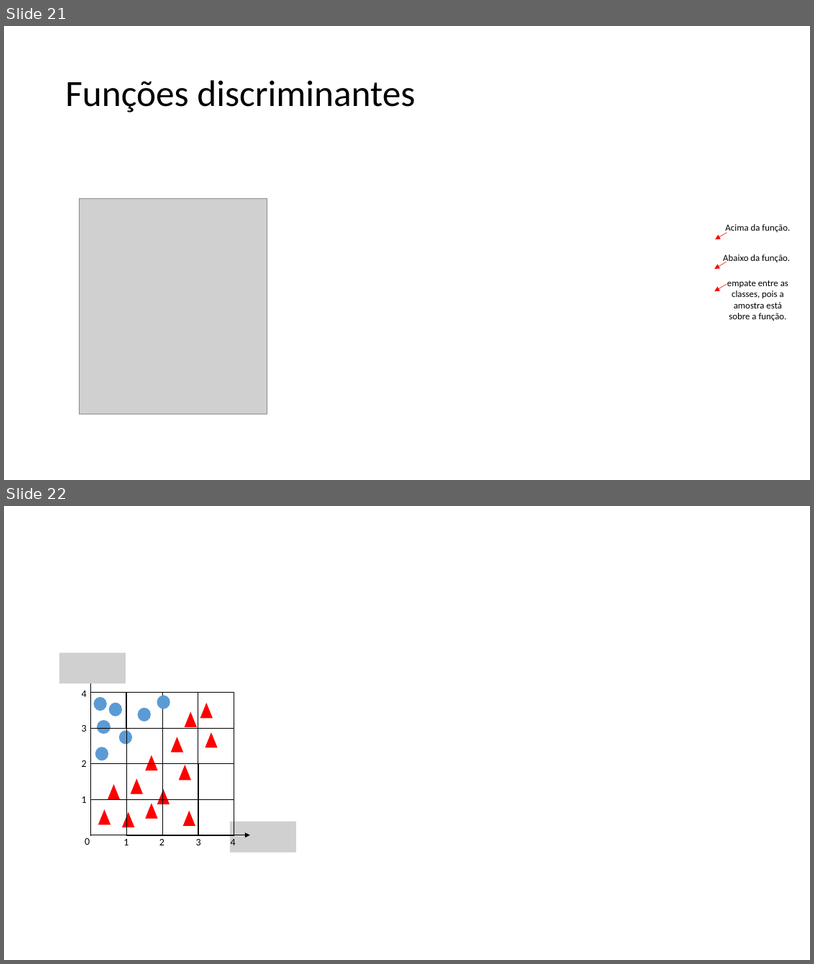
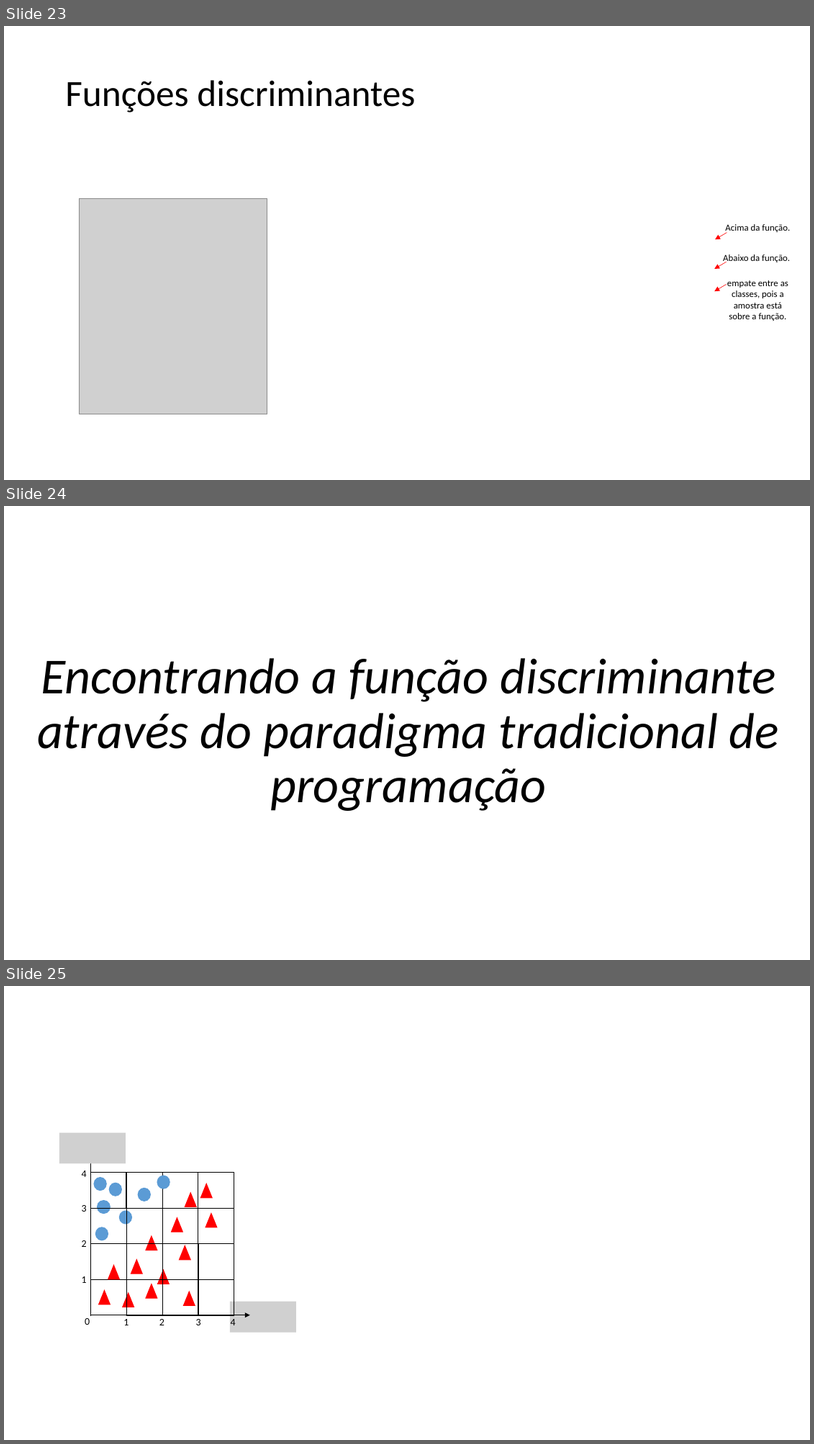
Before and after one commit to zz4fap/t320_aprendizado_de_maquina, a slide deck: slides/T320_Classificação (Parte I).pptx. Shown one above the other, each under a label of ours: slides 21 and 22 before the commit, slides 23, 24 and 25 after it. The pictures are 814x964 and 814x1444 pixels, drawn with LibreOffice and Linux fonts; fonts in the diff are those of the drawing; grey boxes stand for pictures. Boxes give left, top, right and bottom in pixels: in the first picture for what was removed or moved away, otherwise in the second. Text is boxed around its words. In the diff, an @@ line names an element or a change of style, - is before the commit and + after.

```diff
--- a/slides/T320_Classificação (Parte I).pptx
+++ b/slides/T320_Classificação (Parte I).pptx
@@ slide 24 added at <box>4,506,810,960</box>, background #FFFFFF @@
@@ text added at <box>37,658,779,811</box>, 60 pt, text #000000, italic @@
+Encontrando a função discriminante através do paradigma tradicional de programação
@@ what was slide 21 is now slide 23 @@
@@ what was slide 22 is now slide 25 @@
```
Also in this commit, not shown: 5 slides changed, 2 other slides added, 1 other file.
